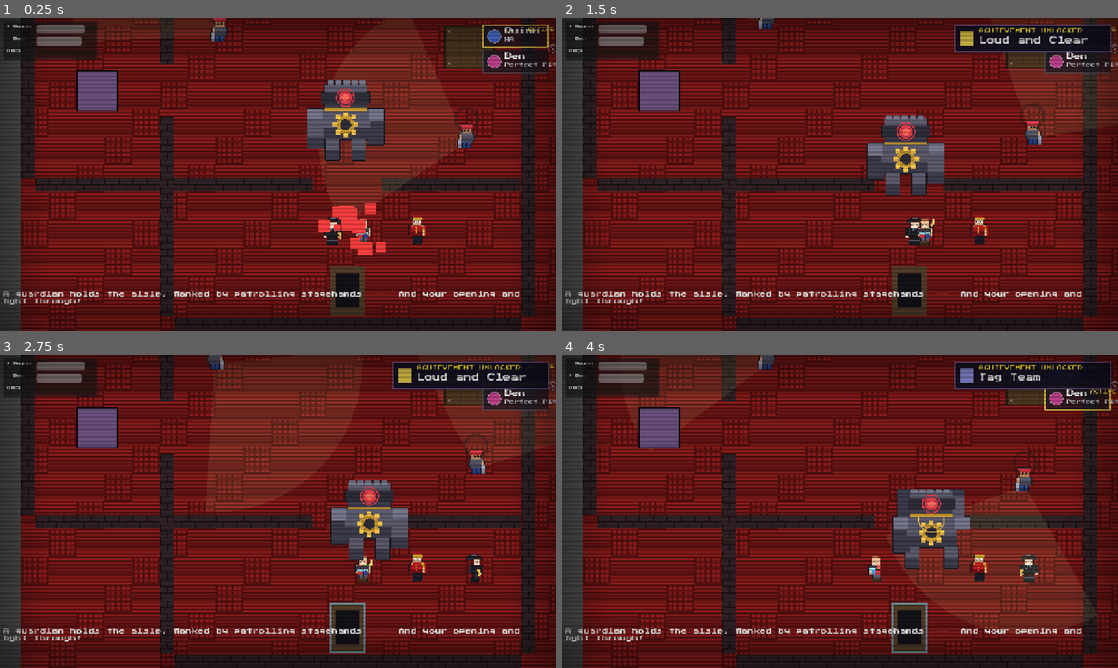
Above: before the commit, frames 1-4 (two rows, left to right).
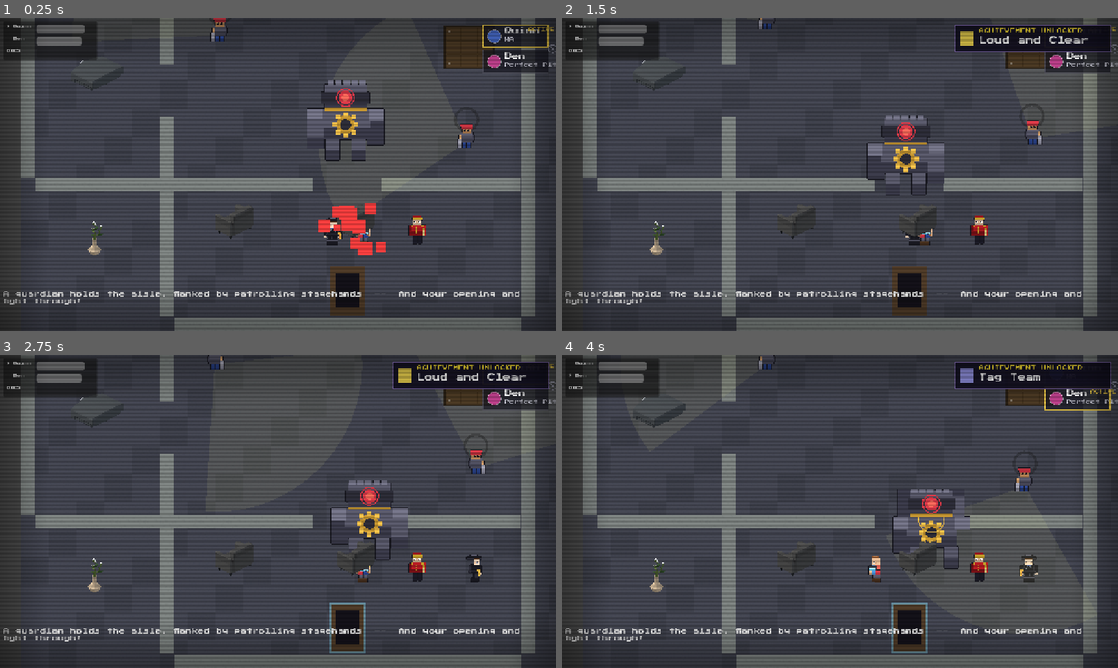
Above: after the commit, the same moments.

Repository: dougreichard/rpg_game
Game: Godot game, scene res://scenes/levels/GrandMarqueeCinema.tscn
Same seed, same stepped clock (60 frames per second), same inputs: the game is played once before the commit and once after it. This scene is started directly instead of the project's main scene.
Inputs (mouse positions are in pixels of both pictures, inside the frame that each line leads up to):
- Up to frame 1 (0.25 s): no input
- Up to frame 2 (1.5 s): tap Enter (ui_accept) at 0.5, 0.77 s; move the mouse to (962, 158) at 0.52 s; hold D (move_right) 0.53-1.25 s; hold F (attack) 0.53-1.25 s; click (962, 158) at 0.67 s; drag from (728, 190) to (917, 230) at 1.27 s
- Up to frame 3 (2.75 s): move the mouse to (333, 442) at 2.02 s; hold D (move_right) from 2.03 s (still down); tap V (dash) at 2.1 s
- Up to frame 4 (4 s): release D (move_right) at 2.75 s; drag from (812, 574) to (1062, 574) at 2.77 s; move the mouse to (1006, 558) at 3.52 s; hold A (move_left) from 3.53 s (still down); tap Tab (swap) at 3.6 s; tap Enter (ui_accept) at 3.77 s

The runs differ from the first frame. In frame 1, 86% of the frame differs, in the area x 3-100%, y 0-100%; in frame 2, 86%; in frame 3, 86%; in frame 4, 86%.

Commit message:
Grand Marquee Cinema: Synty interior (endgame)
Thirteenth Phase 3 level. Carpet floor + concrete walls; Office projector
in the booth + couch seating; house organ stays PlaceholderArt. Completes
the 13 main locations on the Synty interior pipeline.

Co-Authored-By: Claude Opus 4.8 <noreply@anthropic.com>

Diff:
--- a/scripts/levels/grand_marquee_cinema.gd
+++ b/scripts/levels/grand_marquee_cinema.gd
@@ -7,9 +7,20 @@
 const FLOOR_ACCENT_COLOR: Color = Color(0.72, 0.55, 0.28)
 const FLOOR_COLS: int = 20
 const FLOOR_ROWS: int = 17
-const FLOOR_TILE_PLAIN: Vector2i = Vector2i(0, 6)
-const FLOOR_TILE_ACCENT: Vector2i = Vector2i(1, 6)
+const FLOOR_TILE_PLAIN: Vector2i = Vector2i(0, 0)
+const FLOOR_TILE_ACCENT: Vector2i = Vector2i(1, 0)
 const FLOOR_ACCENT_PERIOD: int = 4
+# Synty 2.5D cinema (see docs/synty_2_5d_art_plan.md): carpet floor + walls;
+# Office projector in the booth + couch seating. House organ stays PlaceholderArt.
+const SYNTY_FLOOR: String = "res://assets/art/tiles/synty_floor_carpet.png"
+const SYNTY_WALL: String = "res://assets/art/tiles/synty_wall_concrete.png"
+const PROJECTOR_BILLBOARD: String = "res://assets/art/synty/props/projector.png"
+# [name, x, y, on-screen height px] cinema dressing.
+const CINEMA_PROPS: Array = [
+	["couch", 270, 430, 40],
+	["couch", 410, 430, 40],
+	["plant", 110, 450, 40],
+]
 
 const GRUNT_SCENE: PackedScene = preload("res://scenes/enemies/Grunt.tscn")
 const BOSS_SCENE: PackedScene = preload("res://scenes/enemies/Boss.tscn")
@@ -240,20 +251,32 @@
 # Booth + Balcony hub-and-wings layout (12 wall segments) needed zero changes
 # here, only more .tscn nodes.
 func _build_walls() -> void:
-	var wall_color: Color = FLOOR_BASE_COLOR.darkened(0.35)
+	var wall_tex: Texture2D = PlaceholderArt.make_synty_wall_tile(SYNTY_WALL)
 	for wall in $Walls.get_children():
 		if not wall is StaticBody2D:
 			continue
 		var shape: CollisionShape2D = wall.get_node("CollisionShape2D")
 		var rect: RectangleShape2D = shape.shape
 		var sprite := Sprite2D.new()
-		sprite.texture = PlaceholderArt.make_wall_texture(wall_color, int(rect.size.x), int(rect.size.y))
+		sprite.texture = wall_tex
+		sprite.texture_repeat = CanvasItem.TEXTURE_REPEAT_ENABLED
+		sprite.region_enabled = true
+		sprite.region_rect = Rect2(0.0, 0.0, rect.size.x, rect.size.y)
 		wall.add_child(sprite)
+
+func _apply_synty_billboard(spr: Sprite2D, path: String, target_h: float) -> bool:
+	if not ResourceLoader.exists(path):
+		return false
+	var tex: Texture2D = load(path)
+	spr.texture = tex
+	spr.offset = Vector2(0.0, -tex.get_height() / 2.0)
+	spr.scale = Vector2.ONE * (target_h / float(tex.get_height()))
+	return true
 
 func _build_floor() -> void:
 	var tile_map := TileMap.new()
 	tile_map.name = "Floor"
-	tile_map.tile_set = PlaceholderArt.make_hb_tileset()
+	tile_map.tile_set = PlaceholderArt.make_synty_floor_tileset(SYNTY_FLOOR)
 	add_child(tile_map)
 	move_child(tile_map, 0)
 	tile_map.position = Vector2(CAMERA_LIMIT_LEFT, CAMERA_LIMIT_TOP)
@@ -264,9 +287,16 @@
 
 func _create_projector() -> void:
 	_projector_sprite = Sprite2D.new()
-	_projector_sprite.texture = PlaceholderArt.make_gate_texture(Color(0.42, 0.32, 0.5), 48, 48)
+	if not _apply_synty_billboard(_projector_sprite, PROJECTOR_BILLBOARD, 40.0):
+		_projector_sprite.texture = PlaceholderArt.make_gate_texture(Color(0.42, 0.32, 0.5), 48, 48)
 	_projector_sprite.position = PROJECTOR_POS
 	add_child(_projector_sprite)
+	# Cinema dressing (couch seating + plant).
+	for p: Array in CINEMA_PROPS:
+		var spr := Sprite2D.new()
+		if _apply_synty_billboard(spr, "res://assets/art/synty/props/%s.png" % p[0], float(p[3])):
+			spr.position = Vector2(float(p[1]), float(p[2]))
+			add_child(spr)
 	# Uncle Doug — hidden until the level is cleared; appears in the booth
 	_uncle_doug_sprite = AnimatedSprite2D.new()
 	var loaded: SpriteFrames = SpriteLoader.try_load_npc("uncle_doug")
Binary file added: assets/art/synty/props/projector.png
Not shown, added: assets/art/synty/props/projector.png.import
